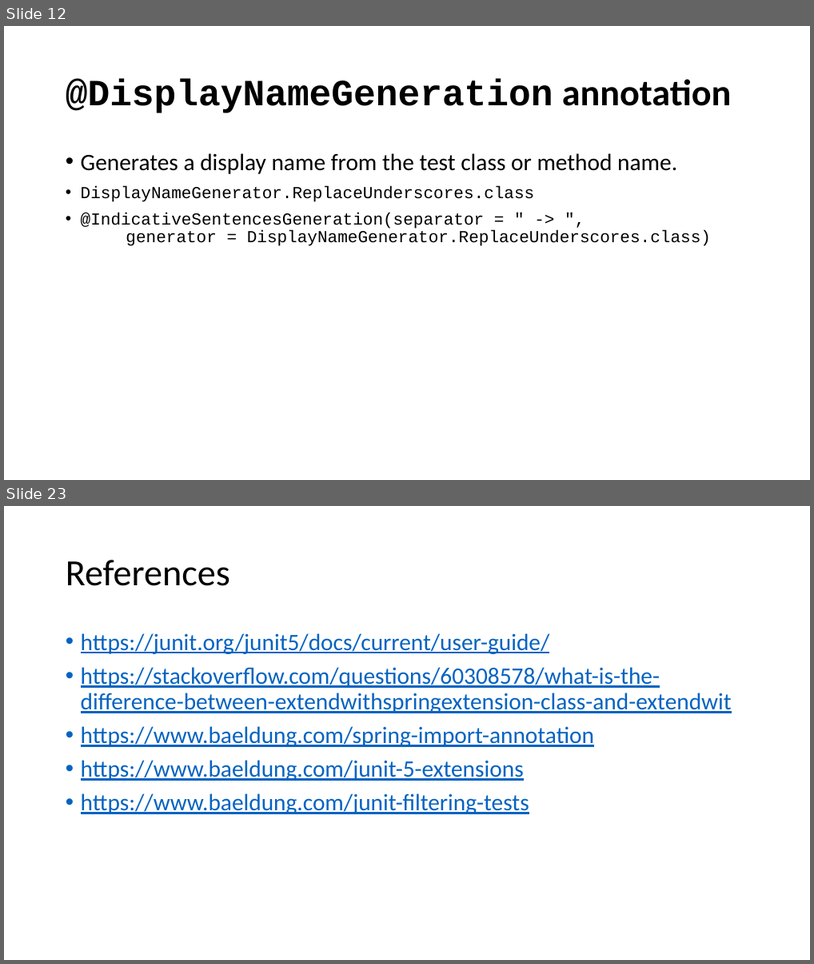
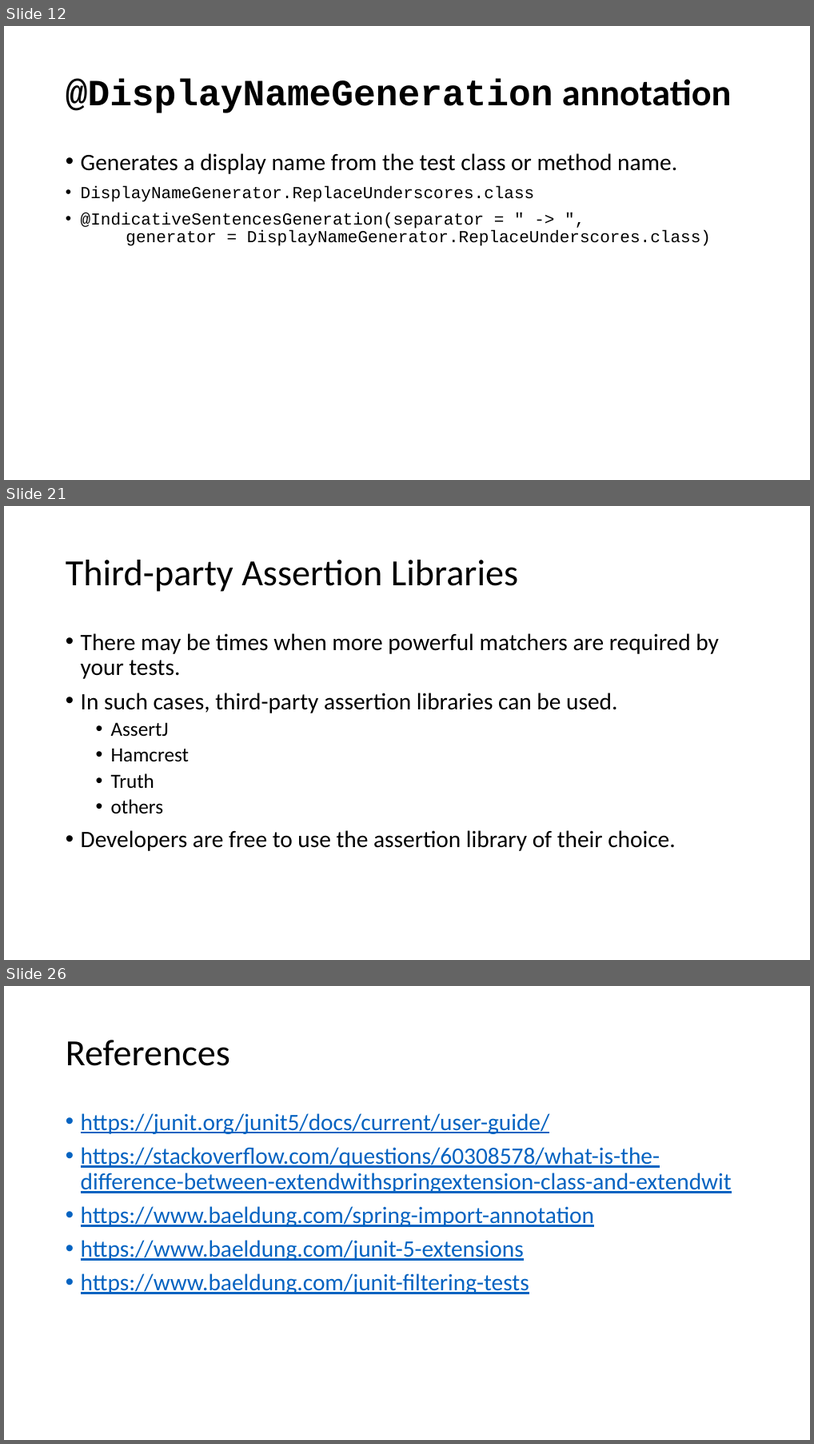
Before and after one commit to cebartling/test-driven, a slide deck: presentations/Introduction to JUnit 5.pptx. Shown one above the other, each under a label of ours: slides 12 and 23 before the commit, slides 12, 21 and 26 after it; the slides between them are not shown. The pictures are 814x964 and 814x1444 pixels, drawn with LibreOffice and Linux fonts; fonts in the diff are those of the drawing. Boxes give left, top, right and bottom in pixels: in the first picture for what was removed or moved away, otherwise in the second. Text is boxed around its words. In the diff, an @@ line names an element or a change of style, - is before the commit and + after.

```diff
--- a/presentations/Introduction to JUnit 5.pptx
+++ b/presentations/Introduction to JUnit 5.pptx
@@ slide 21 added at [4, 506, 810, 960], background #FFFFFF @@
@@ title added at [66, 560, 518, 592], 44 pt, text #000000 @@
+Third-party Assertion Libraries
@@ text added at [81, 633, 719, 851], 28 pt, text #000000 @@
+• There may be times when more powerful matchers are required by your tests.
+• In such cases, third-party assertion libraries can be used.
+  • AssertJ
+  • Hamcrest
+  • Truth
+  • others
+• Developers are free to use the assertion library of their choice.
@@ what was slide 23 is now slide 26 @@
```
Also in this commit, not shown: 7 slides changed, 3 other slides added, 1 slide removed, 5 other files.
